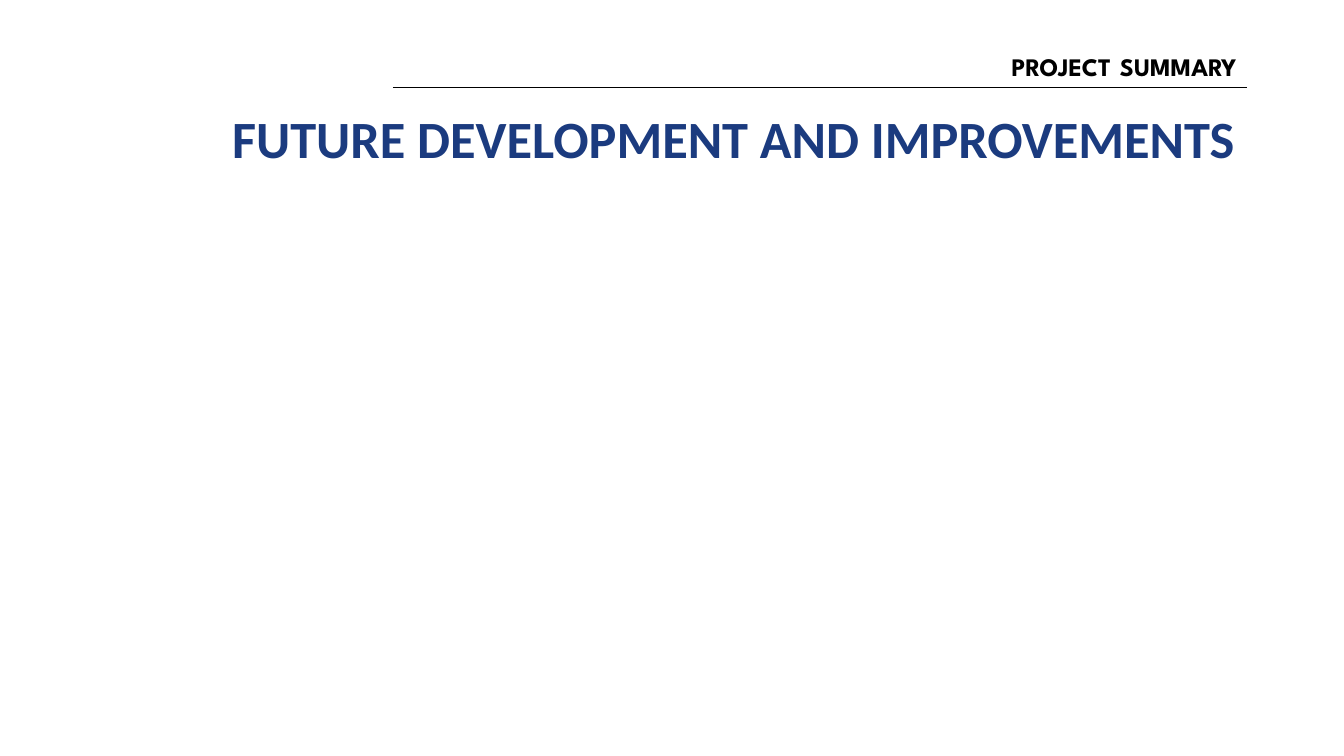
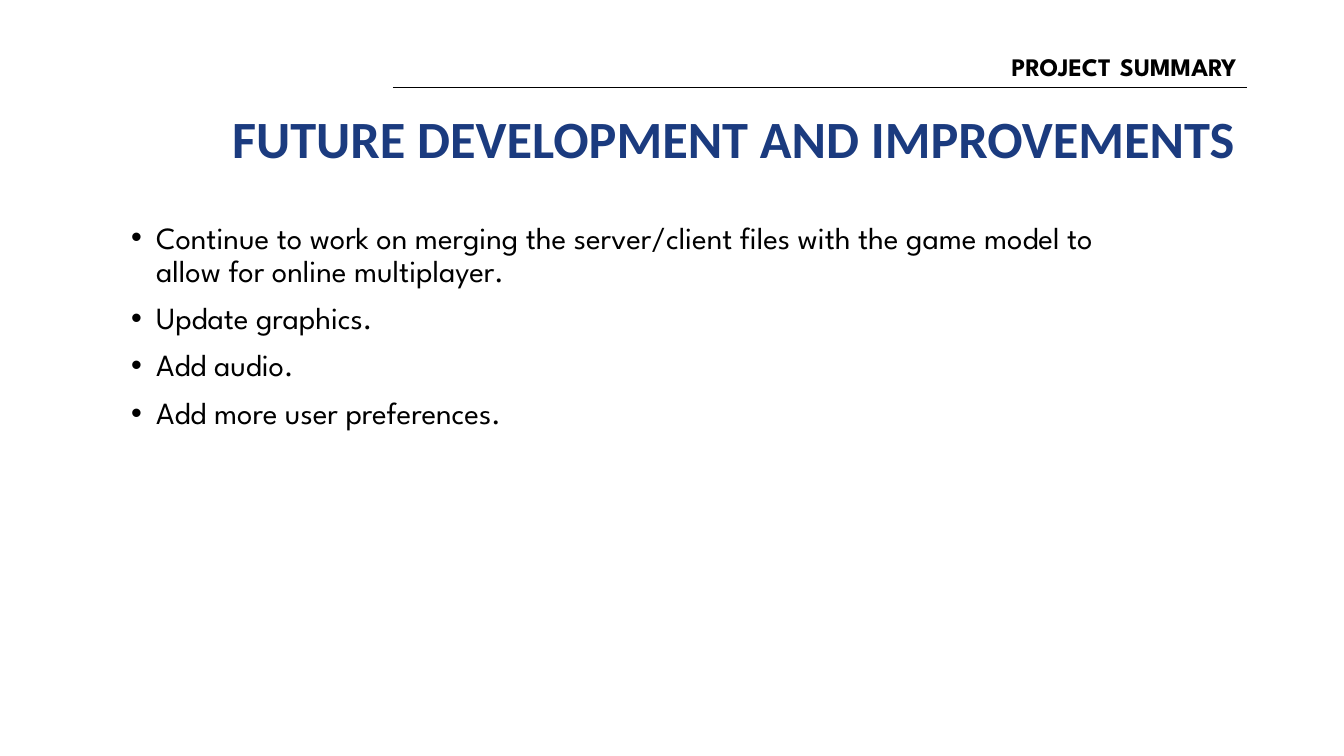
Before and after one commit to group-sm3/connect4-sm3, a slide deck: slide 9 of docs/SM3 Presentation.pptx. Drawn at 1344x756 pixels with LibreOffice and Linux fonts; fonts in the diff are those of the drawing; background and template pictures are left out. Boxes give left, top, right and bottom in pixels: in the first picture for what was removed or moved away, otherwise in the second. Text is boxed around its words. In the diff, an @@ line names an element or a change of style, - is before the commit and + after.

```diff
--- a/docs/SM3 Presentation.pptx
+++ b/docs/SM3 Presentation.pptx
@@ text added at [156,227,1092,431], 22 pt, text #000000 @@
+• Continue to work on merging the server/client files with the game model to allow for online multiplayer.
+• Update graphics.
+• Add audio.
+• Add more user preferences.
```
Also in this commit, not shown: 5 other slides changed, 1 slide added, 1 slide removed, 1 other file.
